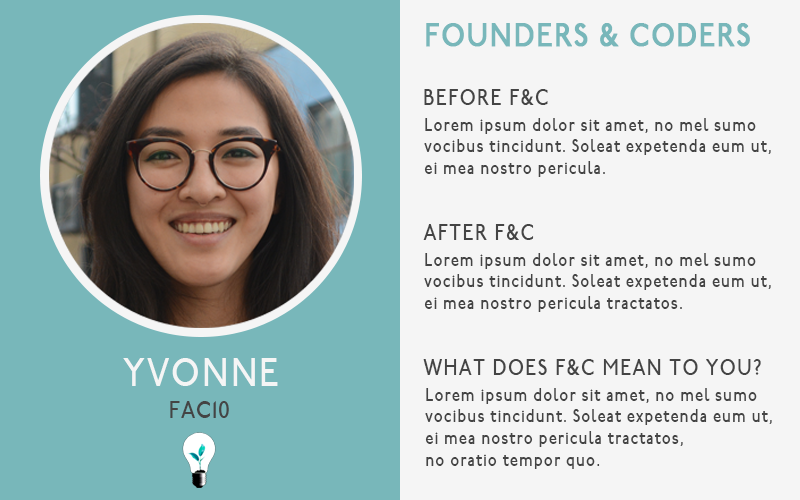
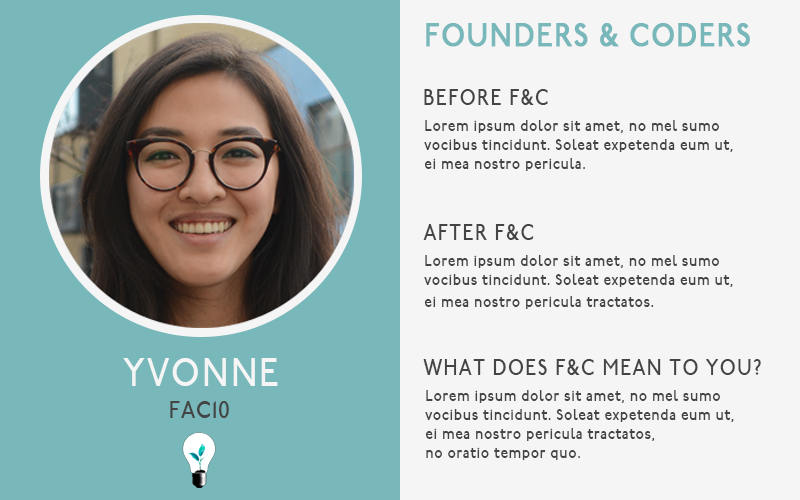
The second w=800, h=500 image is a revision of the first. Changes to its layers:
painted on "Lorem ipsum dolor sit amet, no mel sumo vocibus tincidunt. Sol" (1st of 3) over [425,388,772,469]
painted on "Lorem ipsum dolor sit amet, no mel sumo vocibus tincidunt. Sol" (2nd of 3) over [424,253,771,312]
painted on "Lorem ipsum dolor sit amet, no mel sumo vocibus tincidunt. Sol" (3rd of 3) over [424,118,771,177]
